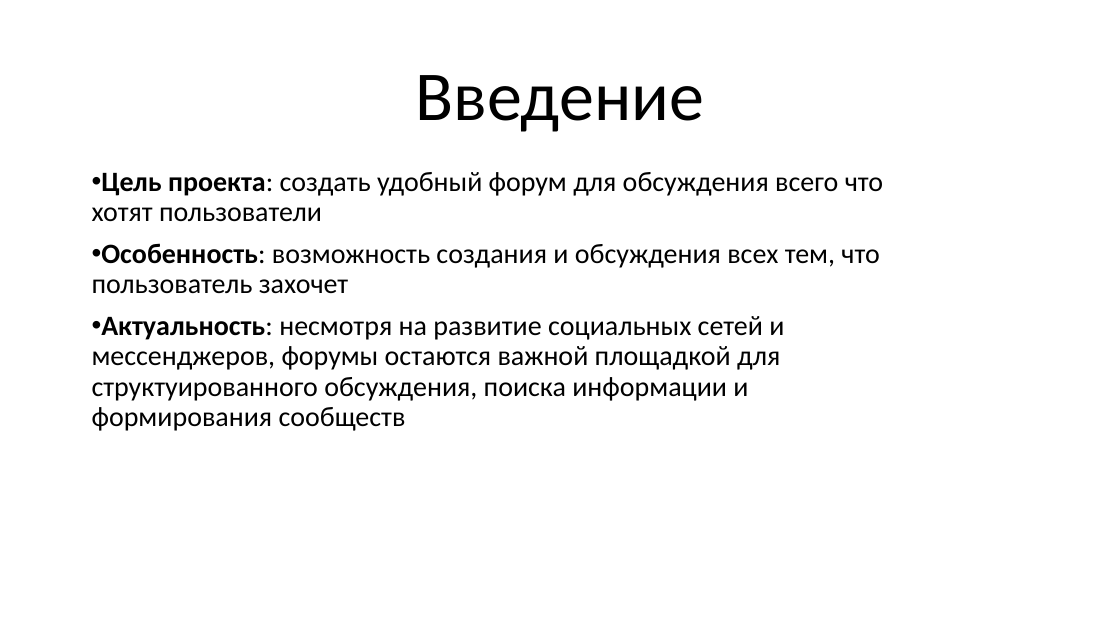
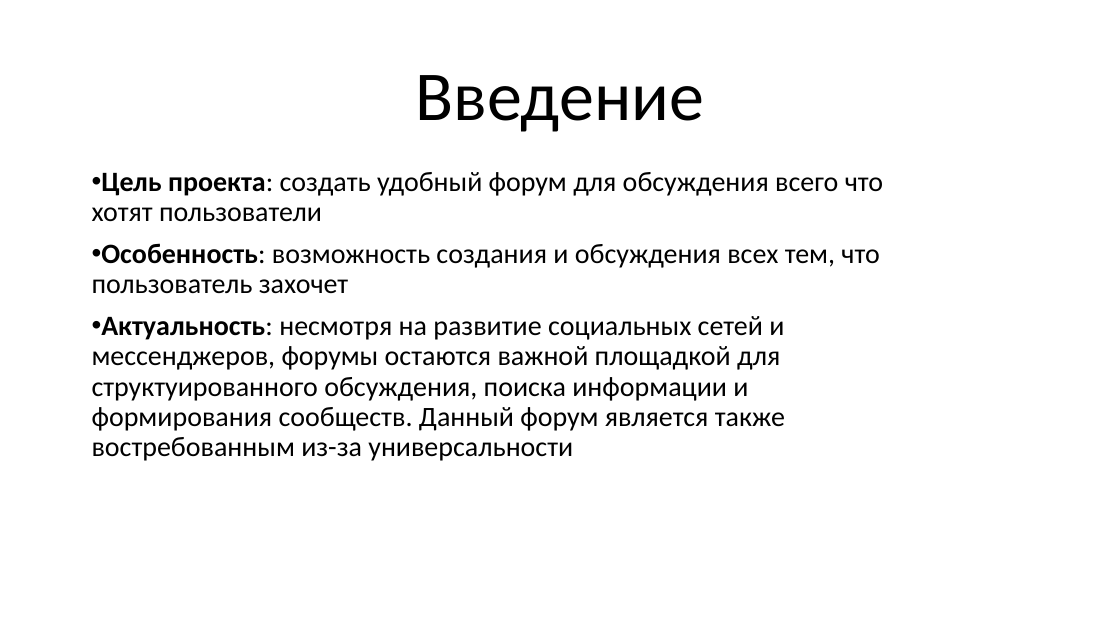
Before and after one commit to itbortnik/forum, a slide deck: slide 2 of Форум Альтернативной истории.pptx. Drawn at 1120x630 pixels with LibreOffice and Linux fonts; fonts in the diff are those of the drawing. Boxes give left, top, right and bottom in pixels: in the first picture for what was removed or moved away, otherwise in the second. Text is boxed around its words. In the diff, an @@ line names an element or a change of style, - is before the commit and + after.

```diff
--- a/Форум Альтернативной истории.pptx
+++ b/Форум Альтернативной истории.pptx
@@ subtitle at box(92, 316, 785, 461): text changed @@
-• Актуальность: несмотря на развитие социальных сетей и мессенджеров, форумы остаются важной площадкой для структуированного обсуждения, поиска информации и формирования сообществ
+• Актуальность: несмотря на развитие социальных сетей и мессенджеров, форумы остаются важной площадкой для структуированного обсуждения, поиска информации и формирования сообществ. Данный форум является также востребованным из-за универсальности
```
